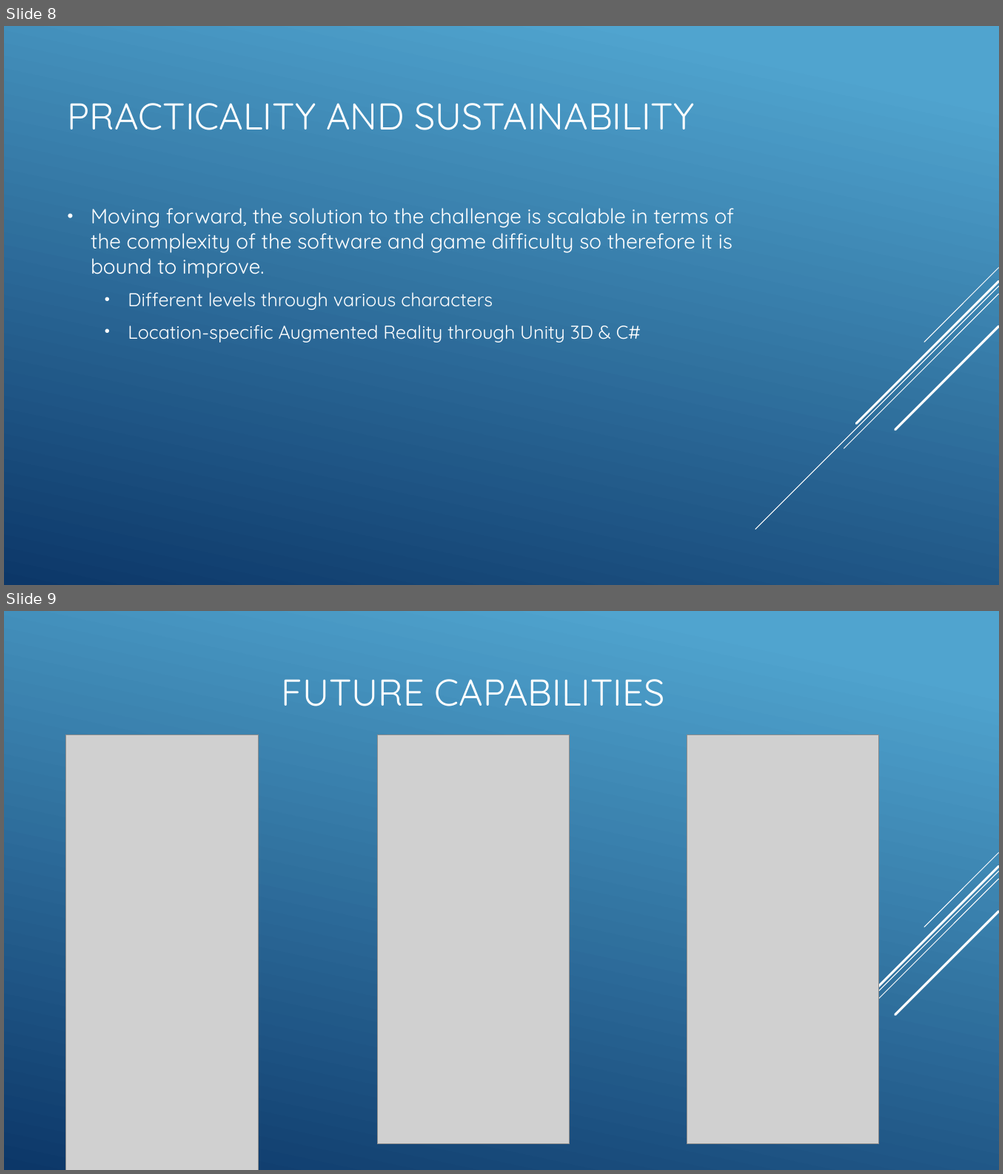
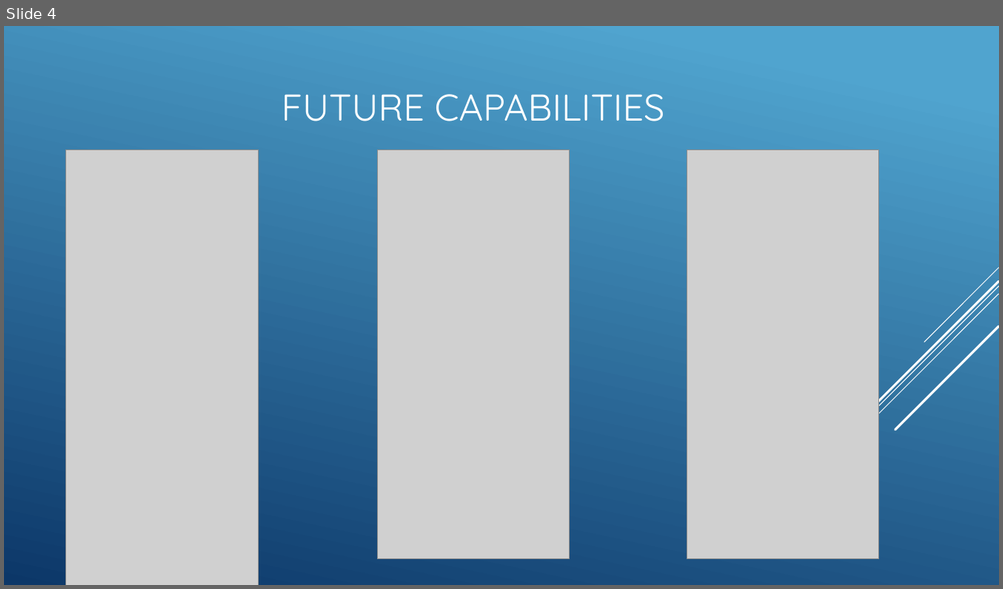
Before and after one commit to Tampa2017/team-8, a slide deck: JP Morgan Code for Good 2017 Presentation.pptx. Shown one above the other, each under a label of ours: slides 8 and 9 before the commit, slide 4 after it. The pictures are 1003x1174 and 1003x589 pixels, drawn with LibreOffice and Linux fonts; fonts in the diff are those of the drawing; grey boxes stand for pictures. Boxes give left, top, right and bottom in pixels: in the first picture for what was removed or moved away, otherwise in the second. Text is boxed around its words. In the diff, an @@ line names an element or a change of style, - is before the commit and + after.

```diff
--- a/JP Morgan Code for Good 2017 Presentation.pptx
+++ b/JP Morgan Code for Good 2017 Presentation.pptx
@@ slide 8 removed at [4,26,999,585], background gradient #51A5CF to #0D3868; not listed: 5 template elements that a slide beside it also shows @@
@@ title removed at [68,103,694,130] @@
-PRACTICALITY AND SUSTAINABILITY
@@ text removed at [91,208,734,343] @@
-• Moving forward, the solution to the challenge is scalable in terms of the complexity of the software and game difficulty so therefore it is bound to improve.
-  • Different levels through various characters
-  • Location-specific Augmented Reality through Unity 3D & C#
@@ what was slide 9 is now slide 4 @@
```
Also in this commit, not shown: 3 slides changed, 5 other slides removed, 12 other files.
